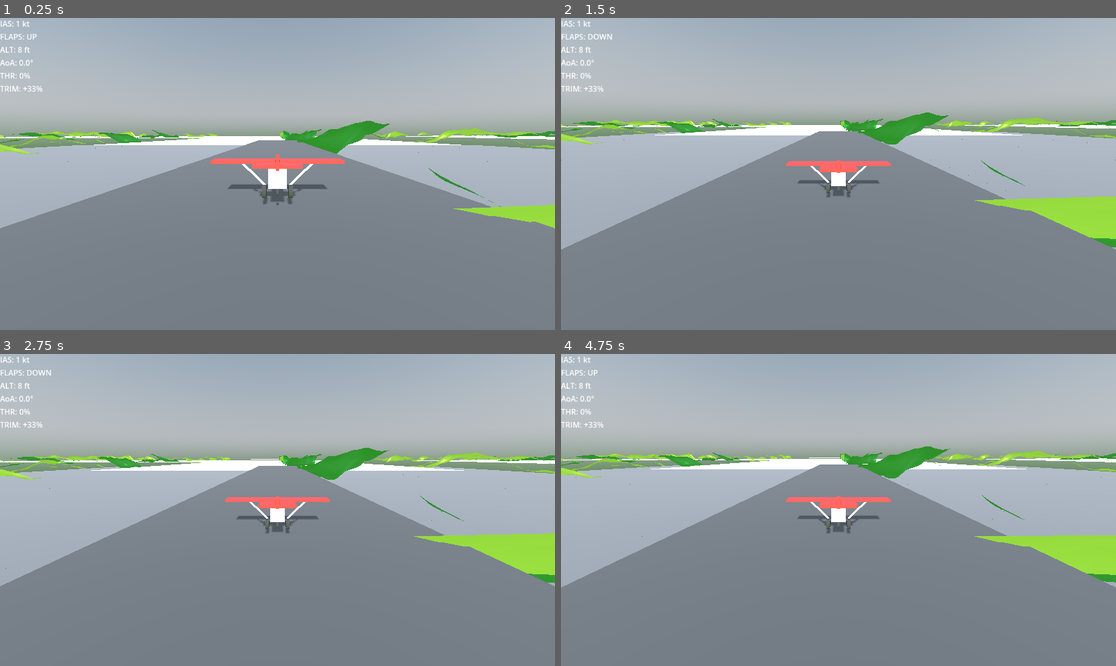
Above: before the commit, frames 1-4 (two rows, left to right).
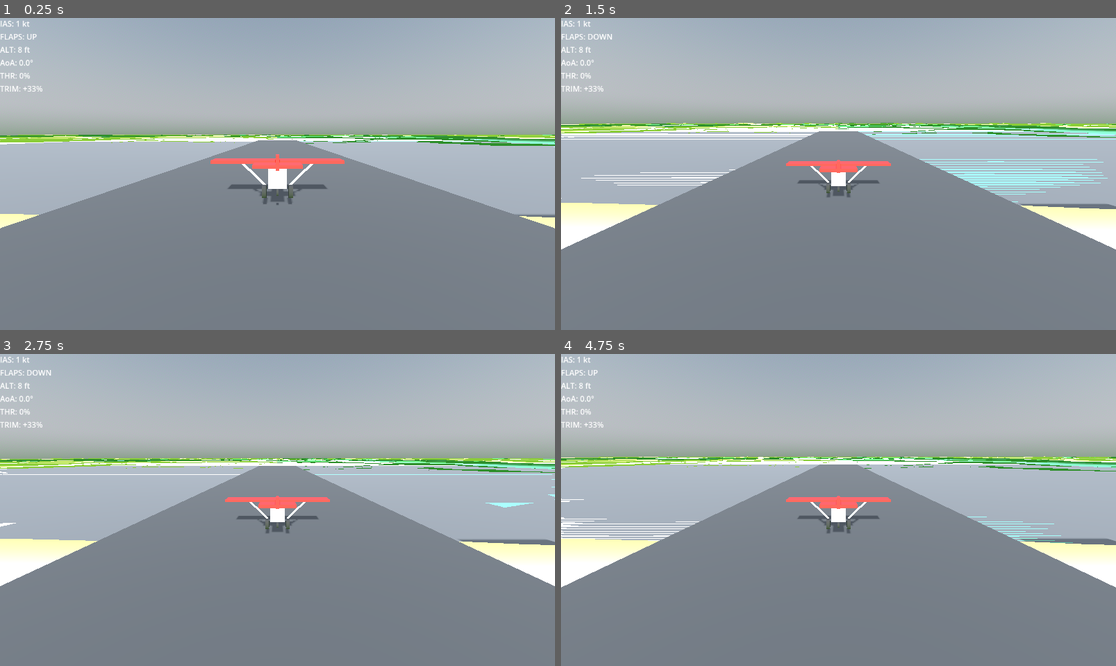
Above: after the commit, the same moments.

Repository: LucasHT22/be-my-copilot
Game: Godot game, scene res://scenes/main.tscn
Same seed, same stepped clock (60 frames per second), same inputs: the game is played once before the commit and once after it.
Inputs:
- Up to frame 1 (0.25 s): no input
- Up to frame 2 (1.5 s): tap Enter (ui_accept) at 0.5, 0.77, 1.07 s; hold Right (ui_right) 0.53-1.28 s; hold Down (ui_down) from 1.28 s (still down)
- Up to frame 3 (2.75 s): tap Enter (ui_accept) at 1.52, 1.82 s; release Down (ui_down) at 2.03 s; hold Right (ui_right) from 2.03 s (still down)
- Up to frame 4 (4.75 s): release Right (ui_right) at 2.78 s; hold Up (ui_up) 2.78-3.53 s; tap Enter (ui_accept) at 3.02, 3.32, 3.77, 4.07, 4.52 s; hold Left (ui_left) from 3.53 s (still down)

The runs differ from the first frame. In frame 1, 4.7% of the frame differs, in the area x 0-100%, y 32-68%; in frame 2, 8.8%, in the area x 0-100%, y 30-75%; in frame 3, 7.6%; in frame 4, 8.0%.

Commit message:
heights with faces, test but stable

Diff:
--- a/scenes/Chunk.gd
+++ b/scenes/Chunk.gd
@@ -17,10 +17,10 @@
 	biome_noise.frequency = 0.08
 
 	height_noise.seed = 4242
-	height_noise.frequency = 0.01
-	height_noise.fractal_octaves = 4
+	height_noise.frequency = 0.005
+	height_noise.fractal_octaves = 2
 	height_noise.fractal_lacunarity = 2.0
-	height_noise.fractal_gain = 0.5
+	height_noise.fractal_gain = 0.4
 
 func generate(coord: Vector2i):
 	chunk_coord = coord
@@ -45,7 +45,8 @@
 	return Vector2(x, z).distance_to(Vector2(cx, cz)) < AIRPORT_RADIUS
 
 func get_height_at(world_x: float, world_z: float) -> float:
-	var base_height = height_noise.get_noise_2d(world_x, world_z) * 20.0
+	var noise_val = height_noise.get_noise_2d(world_x, world_z)
+	var base_height = (noise_val * 3.0) + 0.5
 	if has_airport():
 		var cx = chunk_coord.x * SIZE + SIZE * 0.5
 		var cz = chunk_coord.y * SIZE + SIZE * 0.5
@@ -54,7 +55,8 @@
 		var dist = Vector2(local_x, local_z).distance_to(Vector2(SIZE * 0.5, SIZE * 0.5))
 
 		if dist < AIRPORT_RADIUS * 1.5:
-			var center_height = height_noise.get_noise_2d(cx, cz) * 20.0
+			var center_noise = height_noise.get_noise_2d(cx, cz)
+			var center_height = (center_noise * 3.0) + 0.5
 			var blend = clamp(dist / (AIRPORT_RADIUS * 1.5), 0.0, 1.0)
 			blend = blend * blend * (3.0 - 2.0 * blend)
 
@@ -172,7 +174,7 @@
 	var bedrock_plane := BoxMesh.new()
 	bedrock_plane.size = Vector3(SIZE, 10, SIZE)
 	bedrock_mesh.mesh = bedrock_plane
-	bedrock_mesh.position.y = -50
+	bedrock_mesh.position.y = -10
 
 	var bedrock_mat := StandardMaterial3D.new()
 	bedrock_mat.albedo_color = Color(0.2, 0.2, 0.2)
@@ -182,7 +184,7 @@
 	var bedrock_shape := BoxShape3D.new()
 	bedrock_shape.size = Vector3(SIZE, 10, SIZE)
 	bedrock_col.shape = bedrock_shape
-	bedrock_col.position.y = -50
+	bedrock_col.position.y = -10
 
 	bedrock.add_child(bedrock_mesh)
 	bedrock.add_child(bedrock_col)
@@ -192,16 +194,18 @@
 	ground.name = "Ground"
 
 	var mesh_instance := MeshInstance3D.new()
-	var array_mesh := ArrayMesh.new()
 	var surface_tool := SurfaceTool.new()
 
 	surface_tool.begin(Mesh.PRIMITIVE_TRIANGLES)
 
 	var step = SIZE / float(TERRAIN_SUBDIVISIONS)
+	var terrain_bottom = -5.0
+
+	var top_vertices = []
 
 	for iz in range(TERRAIN_SUBDIVISIONS + 1):
 		for ix in range(TERRAIN_SUBDIVISIONS + 1):
-			var x = ix + step
+			var x = ix * step
 			var z = iz * step
 
 			var wx = chunk_coord.x * SIZE + x
@@ -229,8 +233,126 @@
 			surface_tool.add_index(i2)
 			surface_tool.add_index(i3)
 
+	var bottom_start_index = (TERRAIN_SUBDIVISIONS + 1) * (TERRAIN_SUBDIVISIONS + 1)
+	for iz in range(TERRAIN_SUBDIVISIONS + 1):
+		for ix in range(TERRAIN_SUBDIVISIONS + 1):
+			var x = ix * step
+			var z = iz * step
+			var vertex = Vector3(x, terrain_bottom, z)
+			var uv = Vector2(float(ix) / TERRAIN_SUBDIVISIONS, float(iz) / TERRAIN_SUBDIVISIONS)
+
+			surface_tool.set_uv(uv)
+			surface_tool.add_vertex(vertex)
+
+	for iz in range(TERRAIN_SUBDIVISIONS):
+		for ix in range(TERRAIN_SUBDIVISIONS):
+			var i0 = bottom_start_index + iz * (TERRAIN_SUBDIVISIONS + 1) + ix
+			var i1 = i0 + 1
+			var i2 = i0 + (TERRAIN_SUBDIVISIONS + 1)
+			var i3 = i2 + 1
+
+			surface_tool.add_index(i0)
+			surface_tool.add_index(i1)
+			surface_tool.add_index(i2)
+
+			surface_tool.add_index(i1)
+			surface_tool.add_index(i3)
+			surface_tool.add_index(i2)
+
+	var side_start_index = bottom_start_index + (TERRAIN_SUBDIVISIONS + 1) * (TERRAIN_SUBDIVISIONS + 1)
+
+	for ix in range(TERRAIN_SUBDIVISIONS + 1):
+		var x = ix * step
+		var wx = chunk_coord.x * SIZE + x
+		var wz = chunk_coord.y * SIZE + 0
+		var h = get_height_at(wx, wz)
+
+		surface_tool.set_uv(Vector2(float(ix) / TERRAIN_SUBDIVISIONS, 0))
+		surface_tool.add_vertex(Vector3(x, h, 0))
+		surface_tool.set_uv(Vector2(float(ix) / TERRAIN_SUBDIVISIONS, 1))
+		surface_tool.add_vertex(Vector3(x, terrain_bottom, 0))
+
+	for ix in range(TERRAIN_SUBDIVISIONS):
+		var base = side_start_index + ix * 2
+		surface_tool.add_index(base)
+		surface_tool.add_index(base + 2)
+		surface_tool.add_index(base + 1)
+
+		surface_tool.add_index(base + 1)
+		surface_tool.add_index(base + 2)
+		surface_tool.add_index(base + 3)
+
+	side_start_index += (TERRAIN_SUBDIVISIONS + 1) * 2
+
+	for ix in range(TERRAIN_SUBDIVISIONS + 1):
+		var x = ix * step
+		var wx = chunk_coord.x * SIZE + x
+		var wz = chunk_coord.y * SIZE + SIZE
+		var h = get_height_at(wx, wz)
+
+		surface_tool.set_uv(Vector2(float(ix) / TERRAIN_SUBDIVISIONS, 0))
+		surface_tool.add_vertex(Vector3(x, h, SIZE))
+		surface_tool.set_uv(Vector2(float(ix) / TERRAIN_SUBDIVISIONS, 1))
+		surface_tool.add_vertex(Vector3(x, terrain_bottom, SIZE))
+
+	for ix in range(TERRAIN_SUBDIVISIONS):
+		var base = side_start_index + ix * 2
+		surface_tool.add_index(base)
+		surface_tool.add_index(base + 1)
+		surface_tool.add_index(base + 2)
+
+		surface_tool.add_index(base + 1)
+		surface_tool.add_index(base + 3)
+		surface_tool.add_index(base + 2)
+
+	side_start_index += (TERRAIN_SUBDIVISIONS + 1) * 2
+
+	for iz in range(TERRAIN_SUBDIVISIONS + 1):
+		var z = iz * step
+		var wx = chunk_coord.x * SIZE + 0
+		var wz = chunk_coord.y * SIZE + z
+		var h = get_height_at(wx, wz)
+
+		surface_tool.set_uv(Vector2(float(iz) / TERRAIN_SUBDIVISIONS, 0))
+		surface_tool.add_vertex(Vector3(0, h, z))
+		surface_tool.set_uv(Vector2(float(iz) / TERRAIN_SUBDIVISIONS, 1))
+		surface_tool.add_vertex(Vector3(0, terrain_bottom, z))
+
+	for iz in range(TERRAIN_SUBDIVISIONS):
+		var base = side_start_index + iz * 2
+		surface_tool.add_index(base)
+		surface_tool.add_index(base + 1)
+		surface_tool.add_index(base + 2)
+
+		surface_tool.add_index(base + 1)
+		surface_tool.add_index(base + 3)
+		surface_tool.add_index(base + 2)
+
+	side_start_index += (TERRAIN_SUBDIVISIONS + 1) * 2
+
+	for iz in range(TERRAIN_SUBDIVISIONS + 1):
+		var z = iz * step
+		var wx = chunk_coord.x * SIZE + SIZE
+		var wz = chunk_coord.y * SIZE + z
+		var h = get_height_at(wx, wz)
+
+		surface_tool.set_uv(Vector2(float(iz) / TERRAIN_SUBDIVISIONS, 0))
+		surface_tool.add_vertex(Vector3(SIZE, h, z))
+		surface_tool.set_uv(Vector2(float(iz) / TERRAIN_SUBDIVISIONS, 1))
+		surface_tool.add_vertex(Vector3(SIZE, terrain_bottom, z))
+
+	for iz in range(TERRAIN_SUBDIVISIONS):
+		var base = side_start_index + iz * 2
+		surface_tool.add_index(base)
+		surface_tool.add_index(base + 2)
+		surface_tool.add_index(base + 1)
+
+		surface_tool.add_index(base + 1)
+		surface_tool.add_index(base + 2)
+		surface_tool.add_index(base + 3)
+
 	surface_tool.generate_normals()
-	array_mesh = surface_tool.commit()
+	var array_mesh = surface_tool.commit()
 	mesh_instance.mesh = array_mesh
 
 	var mat := StandardMaterial3D.new()
@@ -321,7 +443,7 @@
 	plane.size = Vector2(SIZE, SIZE)
 	water.mesh = plane
 
-	var sea_level = -3.0
+	var sea_level = 0.0
 	water.position.y = sea_level
 
 	var mat := StandardMaterial3D.new()
@@ -339,7 +461,9 @@
 
 	var cx = chunk_coord.x * SIZE + SIZE * 0.5
 	var cz = chunk_coord.y * SIZE + SIZE * 0.5
-	var h = height_noise.get_noise_2d(cx, cz) * 20.0
+
+	var center_noise = height_noise.get_noise_2d(cx, cz)
+	var h = (center_noise * 3.0) + 0.5
 
 	airport.position = Vector3(SIZE * 0.5, h, SIZE * 0.5)
 	add_child(airport)
